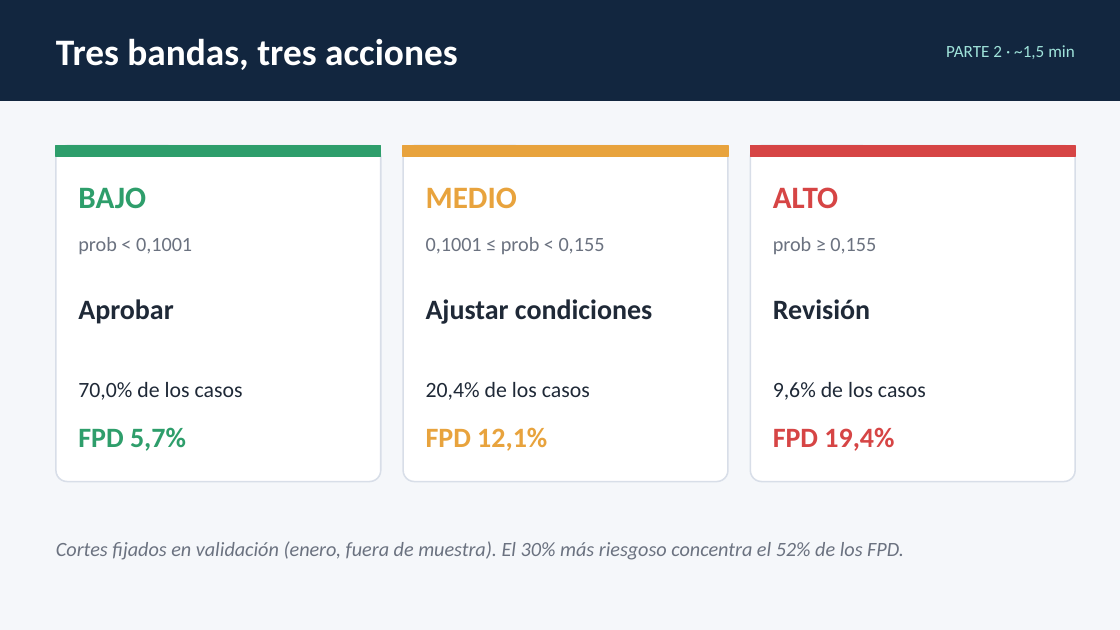
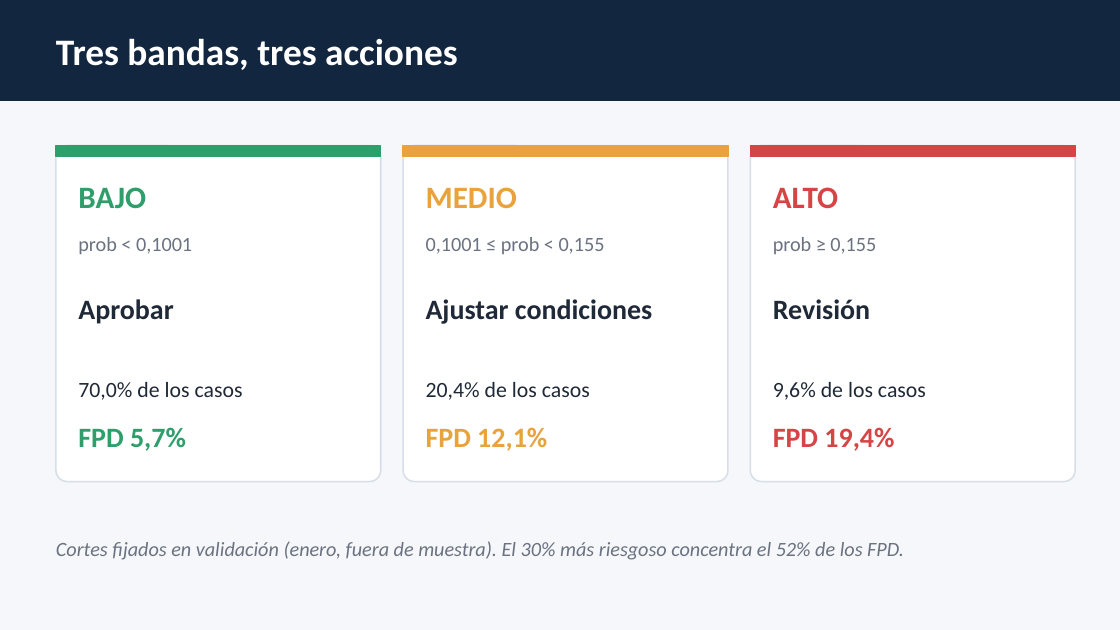
Before and after one commit to santiagobolado/cashea-fpd, a slide deck: slide 4 of docs/presentacion_cashea_fpd.pptx. Drawn at 1120x630 pixels with LibreOffice and Linux fonts; fonts in the diff are those of the drawing. Boxes give left, top, right and bottom in pixels: in the first picture for what was removed or moved away, otherwise in the second. Text is boxed around its words. In the diff, an @@ line names an element or a change of style, - is before the commit and + after.

```diff
--- a/docs/presentacion_cashea_fpd.pptx
+++ b/docs/presentacion_cashea_fpd.pptx
@@ text removed at (946, 45, 1075, 59) @@
-PARTE 2 · ~1,5 min
```
Also in this commit, not shown: 7 other slides changed.
